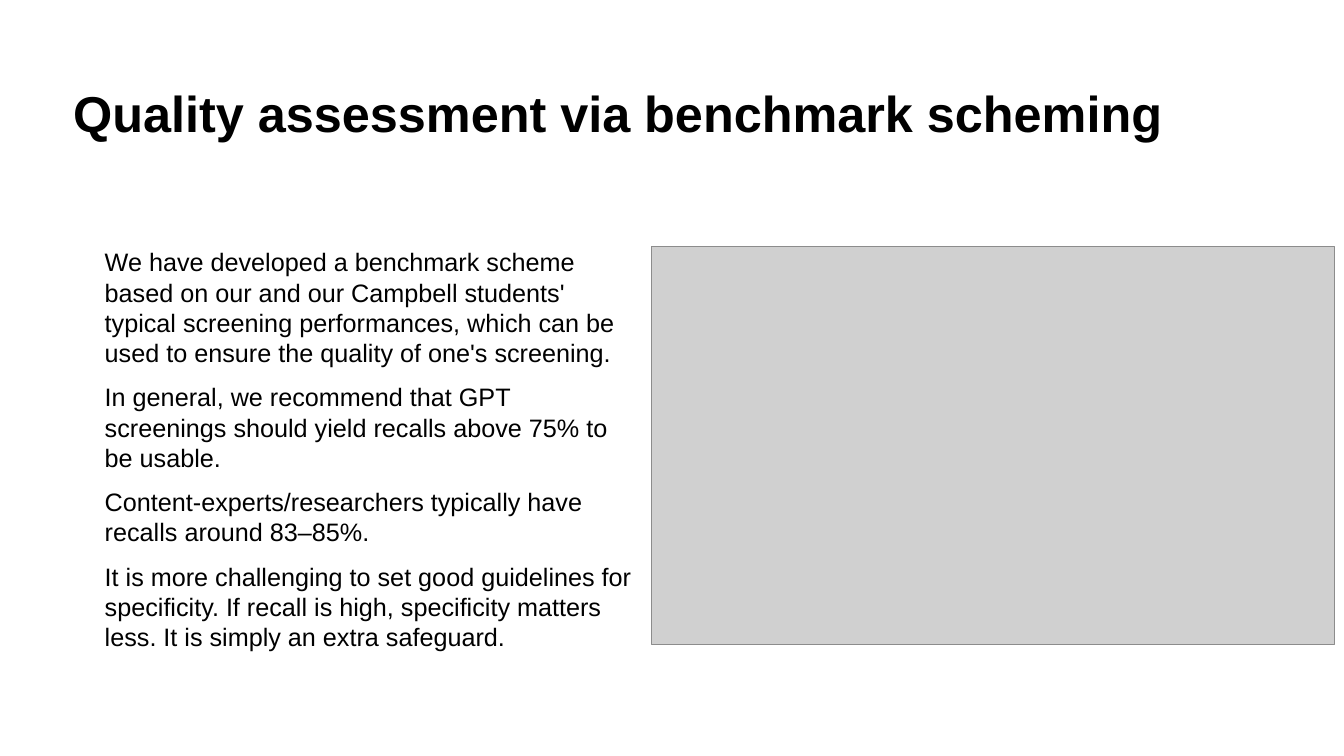
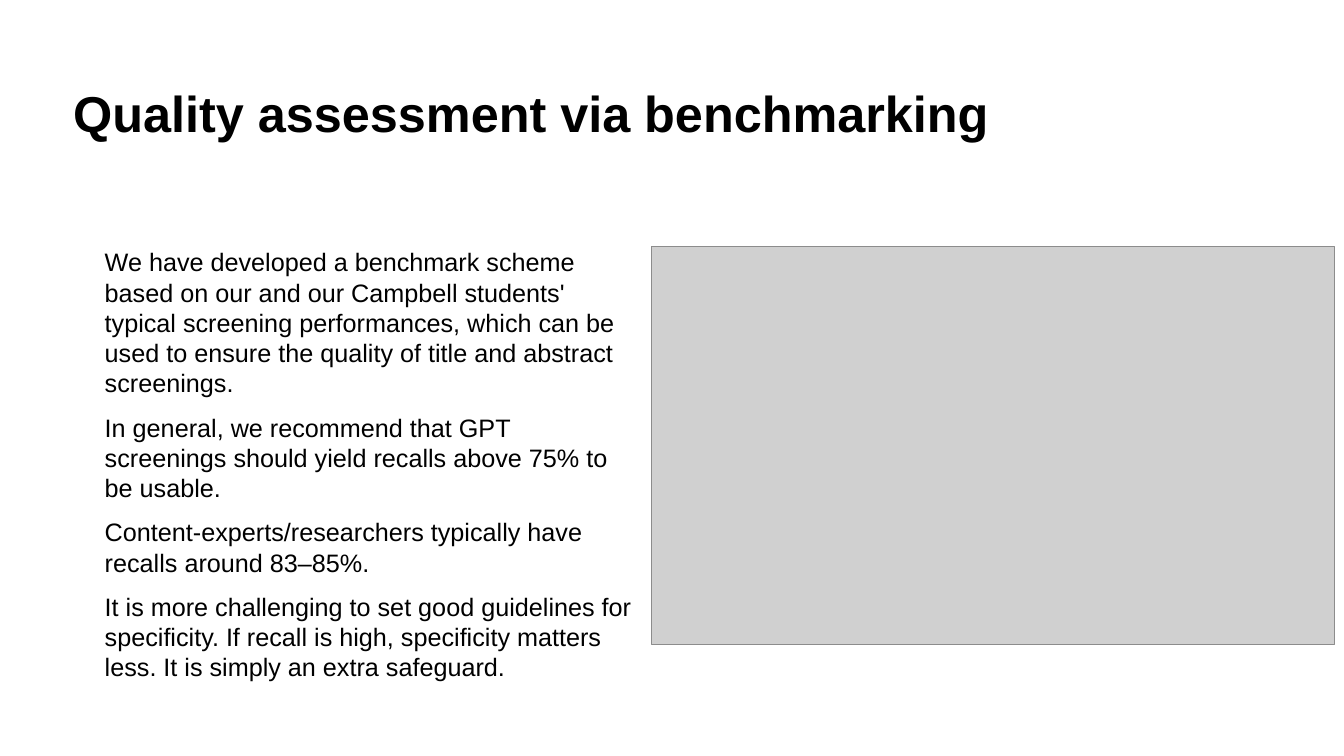
Before and after one commit to MikkelVembye/SRMA-SIG-presentation, a slide deck: slide 6 of SRMA SIG presentation 2024 .potx.pptx. Drawn at 1344x756 pixels with LibreOffice and Linux fonts; fonts in the diff are those of the drawing; grey boxes stand for pictures; background and template pictures are left out. Boxes give left, top, right and bottom in pixels: in the first picture for what was removed or moved away, otherwise in the second. Text is boxed around its words. In the diff, an @@ line names an element or a change of style, - is before the commit and + after.

```diff
--- a/SRMA SIG presentation 2024 .potx.pptx
+++ b/SRMA SIG presentation 2024 .potx.pptx
@@ title at <box>73,95,988,142</box>: text changed @@
-Quality assessment via benchmark scheming
+Quality assessment via benchmarking
@@ text at <box>105,252,614,398</box>: text changed @@
-• We have developed a benchmark scheme based on our and our Campbell students' typical screening performances, which can be used to ensure the quality of one's screening.
+• We have developed a benchmark scheme based on our and our Campbell students' typical screening performances, which can be used to ensure the quality of title and abstract screenings.
```
Also in this commit, not shown: 10 other slides changed, 5 other files.
